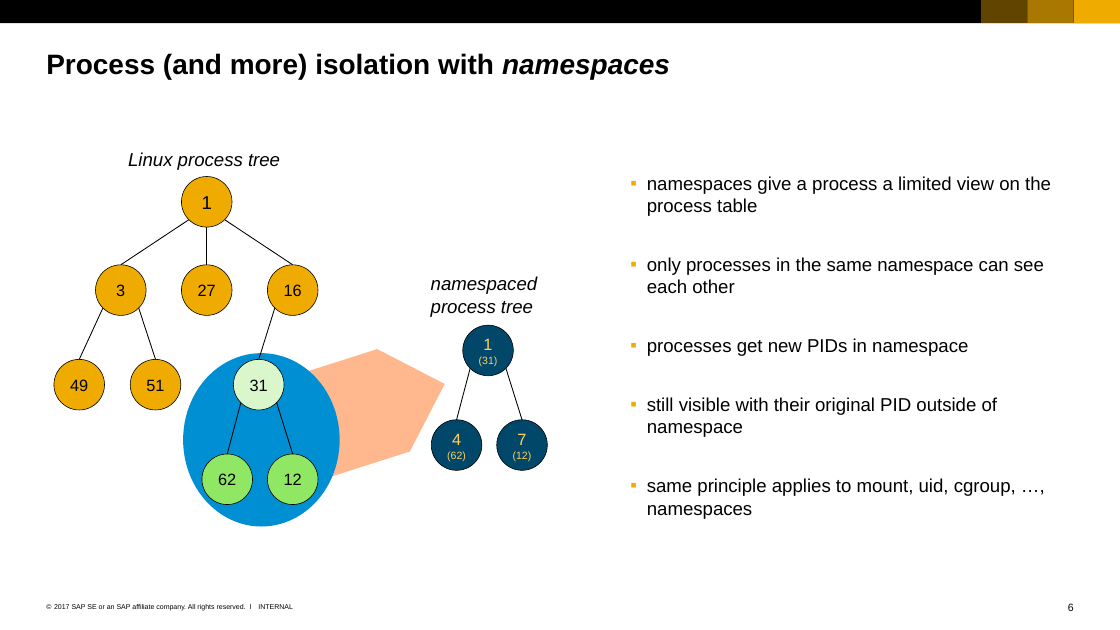
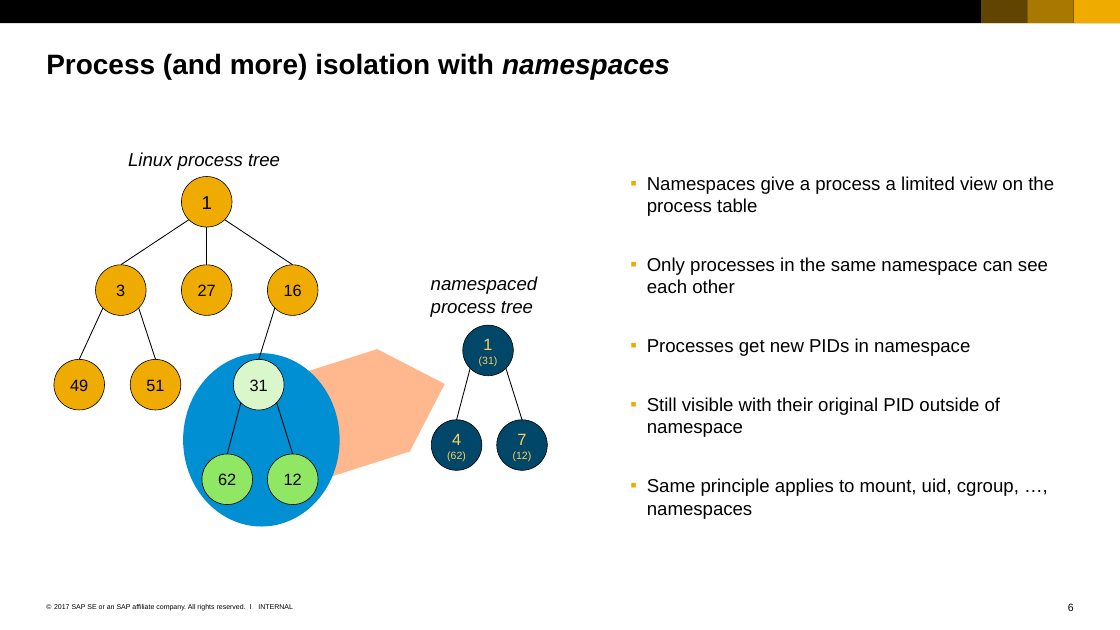
Before and after one commit to cuijiyao01/docker-k8s-training, a slide deck: slide 6 of docker/02_Members_of_docker_universe.pptx. Drawn at 1120x630 pixels with LibreOffice and Linux fonts; fonts in the diff are those of the drawing. Boxes give left, top, right and bottom in pixels: in the first picture for what was removed or moved away, otherwise in the second. Text is boxed around its words. In the diff, an @@ line names an element or a change of style, - is before the commit and + after.

```diff
--- a/docker/02_Members_of_docker_universe.pptx
+++ b/docker/02_Members_of_docker_universe.pptx
@@ text at <box>647,176,1054,519</box>: text changed @@
-  ▪ namespaces give a process a limited view on the process table
-  ▪ only processes in the same namespace can see each other
-  ▪ processes get new PIDs in namespace
-  ▪ still visible with their original PID outside of namespace
-  ▪ same principle applies to mount, uid, cgroup, …, namespaces
+  ▪ Namespaces give a process a limited view on the process table
+  ▪ Only processes in the same namespace can see each other
+  ▪ Processes get new PIDs in namespace
+  ▪ Still visible with their original PID outside of namespace
+  ▪ Same principle applies to mount, uid, cgroup, …, namespaces
```
Also in this commit, not shown: 9 other slides changed, 3 other files.
